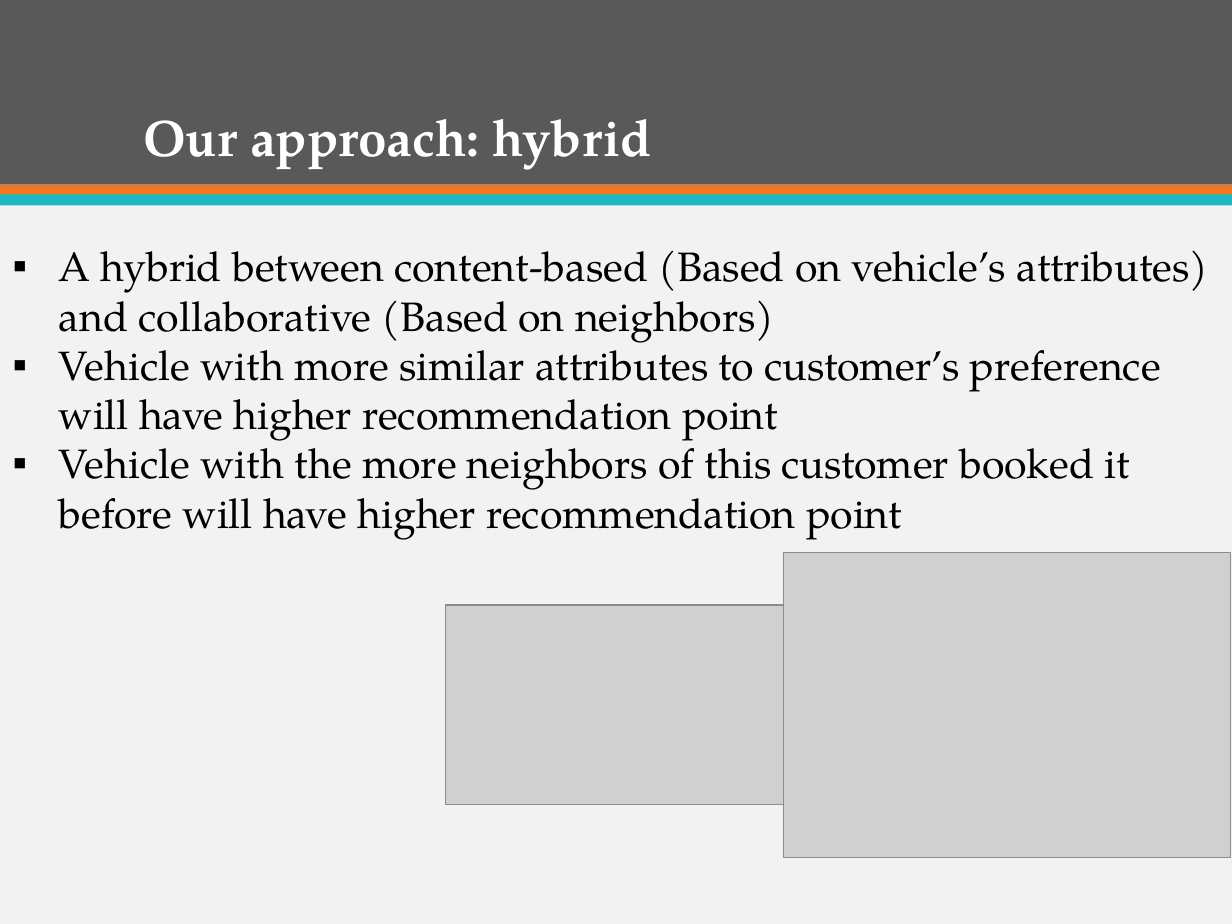
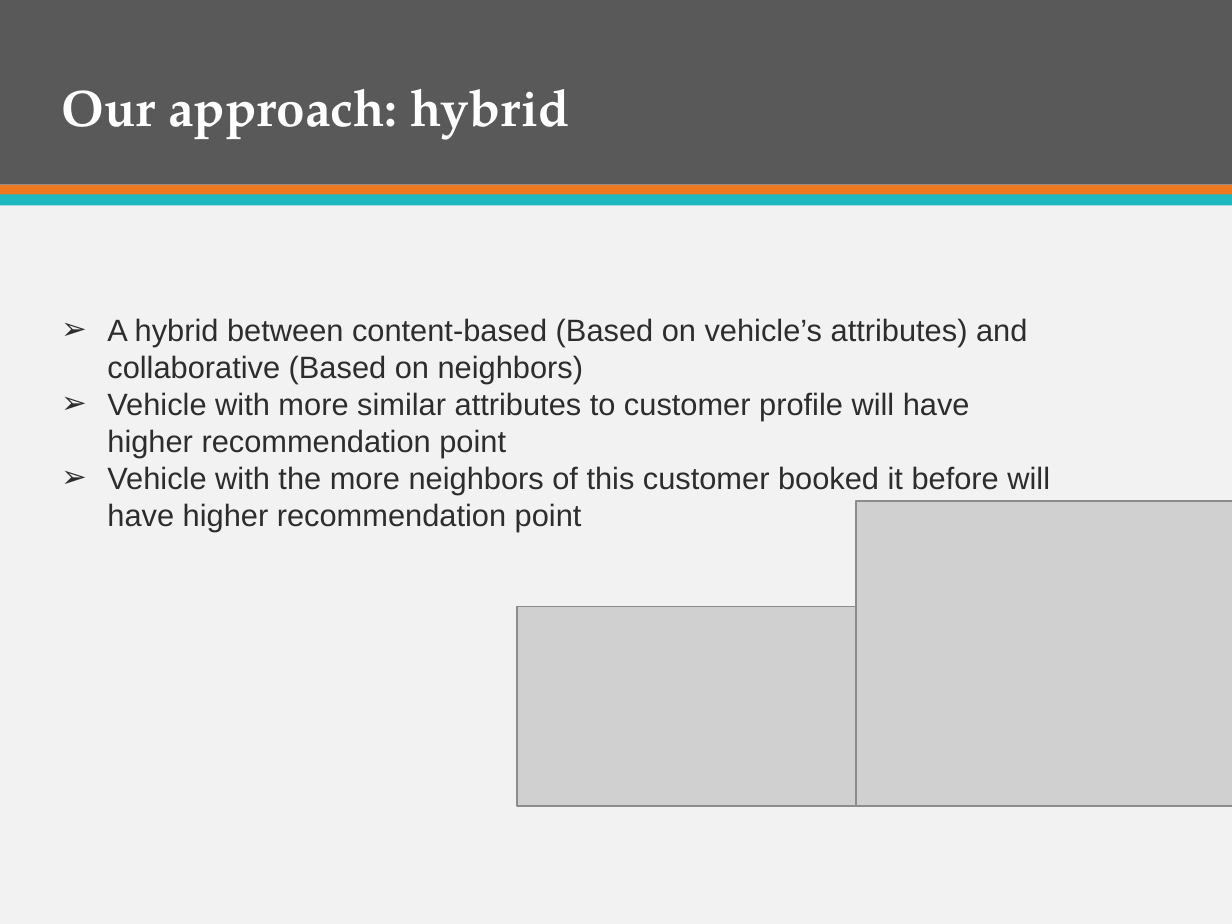
Before and after one commit to firzgard/CarRentalPortal, a slide deck: slide 56 of slide/CAR RENTAL PORTAL-Official.pptx. Drawn at 1232x924 pixels with LibreOffice and Linux fonts; fonts in the diff are those of the drawing; grey boxes stand for pictures. Boxes give left, top, right and bottom in pixels: in the first picture for what was removed or moved away, otherwise in the second. Text is boxed around its words. In the diff, an @@ line names an element or a change of style, - is before the commit and + after.

```diff
--- a/slide/CAR RENTAL PORTAL-Official.pptx
+++ b/slide/CAR RENTAL PORTAL-Official.pptx
@@ title "Our approach: hybrid": place and size @@
-title "Our approach: hybrid" at box(143, 119, 651, 170)
+title "Our approach: hybrid" at box(61, 89, 569, 140)
@@ text "A hybrid between content-based (Based ...": place and size @@
-text "A hybrid between content-based (Based ..." at box(59, 250, 1209, 540)
+text "A hybrid between content-based (Based ..." at box(107, 318, 1050, 531)
@@ text at box(107, 318, 1050, 531): size 24 to 18 pt, font TeX Gyre Pagella to Arial, text colour #000000 to #2C2C2C in "A hybrid between content-based (Based on vehicle’s ...", "Vehicle with the more neighbors of this ..."; bullet ▪ to ➢ @@
@@ text at box(107, 392, 970, 457): text changed; size 24 to 18 pt; font TeX Gyre Pagella to Arial; text colour #000000 to #2C2C2C @@
-▪ Vehicle with more similar attributes to customer’s preference will have higher recommendation point
+➢ Vehicle with more similar attributes to customer profile will have higher recommendation point
@@ picture: place and size @@
-picture at box(784, 552, 1230, 857)
+picture at box(856, 501, 1232, 807)
@@ picture: place and size @@
-picture at box(446, 605, 785, 804)
+picture at box(517, 606, 856, 806)
```
Also in this commit, not shown: 23 other slides changed, 2 slides added.
